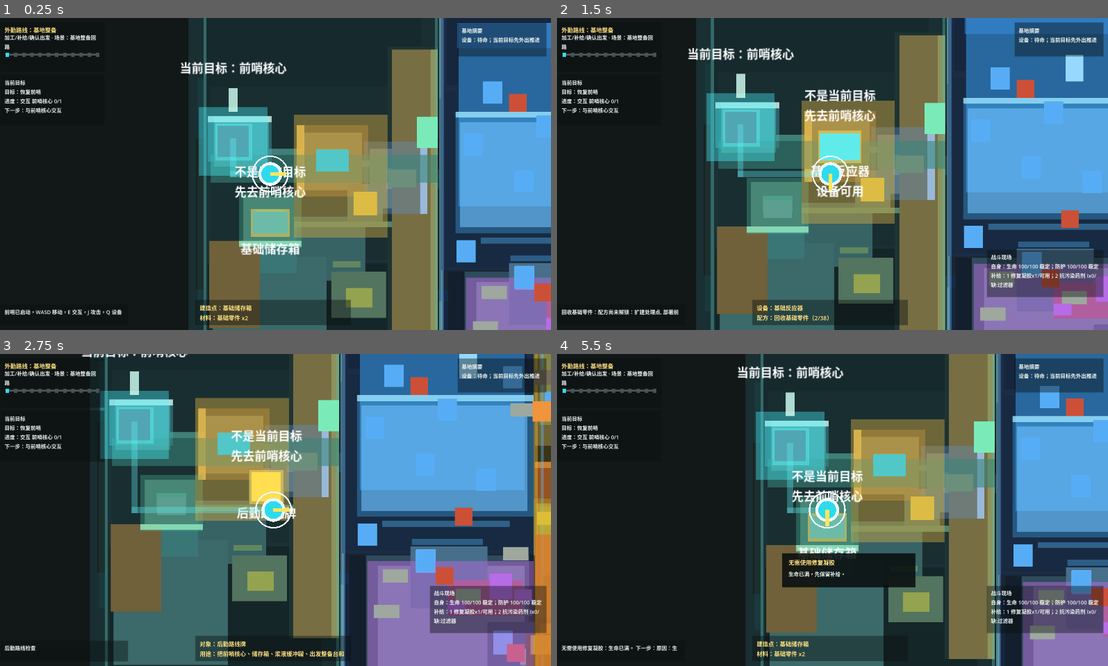
Above: before the commit, frames 1-4 (two rows, left to right).
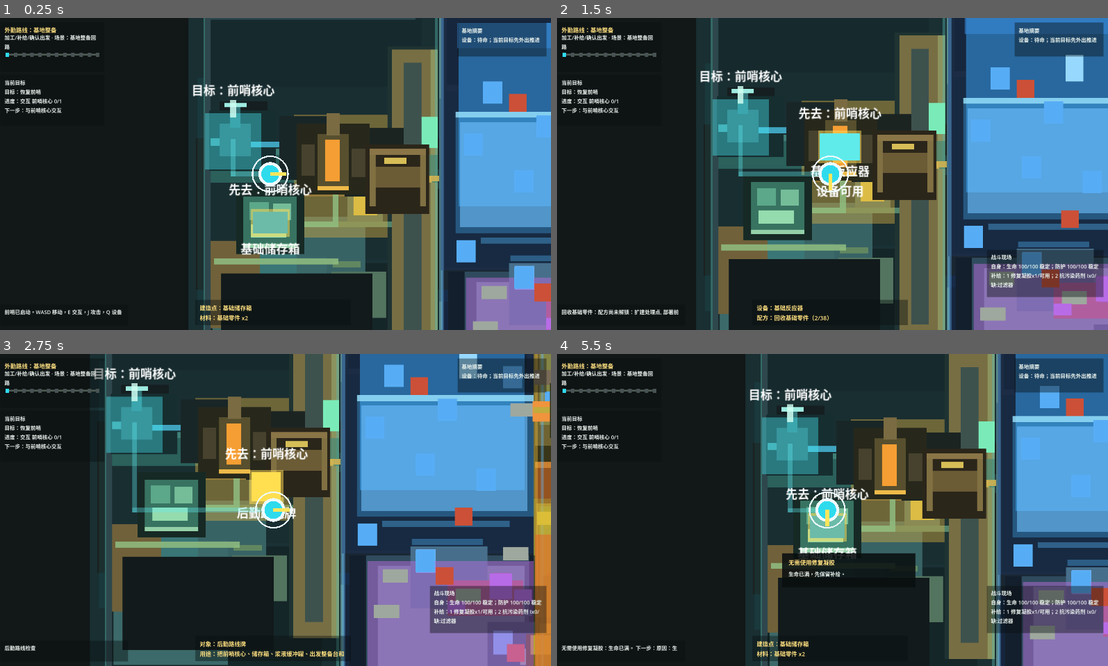
Above: after the commit, the same moments.

Repository: laugh0608/RadishCatalyst
Game: Godot game, scene res://scenes/boot/Boot.tscn
Same seed, same stepped clock (60 frames per second), same inputs: the game is played once before the commit and once after it.
Inputs (mouse positions are in pixels of both pictures, inside the frame that each line leads up to):
- Up to frame 1 (0.25 s): no input
- Up to frame 2 (1.5 s): tap Enter at 0.5 s; move the mouse to (953, 158) at 0.52 s; hold D (move_right) 0.53-1.28 s; tap J (attack) at 0.6 s; click (953, 158) at 0.67 s; move the mouse to (716, 189) at 1.27 s; hold S (move_down) from 1.28 s (still down); tap R (cycle_recipe) at 1.35 s; click (716, 189) at 1.42 s
- Up to frame 3 (2.75 s): move the mouse to (330, 441) at 2.02 s; release S (move_down) at 2.03 s; hold D (move_right) from 2.03 s (still down); tap E (interact) at 2.1 s; click (330, 441) at 2.17 s
- Up to frame 4 (5.5 s): move the mouse to (804, 572) at 2.77 s; release D (move_right) at 2.78 s; hold W (move_up) 2.78-3.53 s; tap one key every 0.75 s from 2.85 s: C (tactical_scan) Q (toggle_device_panel) F (toggle_module) 1 (use_quick_slot_1); click (804, 572) at 2.92 s; move the mouse to (997, 556) at 3.52 s; hold A (move_left) 3.53-5.03 s; click (997, 556) at 3.67 s; move the mouse to (661, 463) at 4.27 s; click (661, 463) at 4.42 s; move the mouse to (860, 510) at 5.02 s; hold S (move_down) from 5.03 s (still down); click (860, 510) at 5.17 s

The runs differ from the first frame. In frame 1, 19% of the frame differs, in the area x 32-80%, y 0-100%; in frame 2, 19%; in frame 3, 21%, in the area x 14-100%, y 0-100%; in frame 4, 20%.

Commit message:
feat: 增强基地平台工业视觉
- 新增基地工业视觉层，生成核心设备轮廓、底座和流向

- 接入首屏地图场景并压缩当前目标导引遮挡

- 记录工业基地视觉第一包推进

Diff:
--- a/client/scenes/maps/VerticalSliceMap.tscn
+++ b/client/scenes/maps/VerticalSliceMap.tscn
@@ -8,6 +8,7 @@
 [ext_resource type="Script" path="res://scripts/map/current_objective_guidance_layer.gd" id="6_objective_guidance"]
 [ext_resource type="Script" path="res://scripts/map/demo_core_scene_space_layer.gd" id="7_core_scene_space"]
 [ext_resource type="Script" path="res://scripts/map/demo_initial_art_identity_layer.gd" id="8_initial_art_identity"]
+[ext_resource type="Script" path="res://scripts/map/demo_industrial_base_visual_layer.gd" id="9_industrial_base_visual"]
 
 [node name="VerticalSliceMap" type="Node2D"]
 script = ExtResource("1_map")
@@ -1686,6 +1687,9 @@
 
 [node name="DemoInitialArtIdentityLayer" type="Node2D" parent="."]
 script = ExtResource("8_initial_art_identity")
+
+[node name="DemoIndustrialBaseVisualLayer" type="Node2D" parent="."]
+script = ExtResource("9_industrial_base_visual")
 
 [node name="PrototypeVisualPriorityLayer" type="Node2D" parent="."]
 script = ExtResource("5_visual_priority")
--- a/client/scripts/map/current_objective_guidance_layer.gd
+++ b/client/scripts/map/current_objective_guidance_layer.gd
@@ -96,7 +96,7 @@
 	target_pin = _create_color_rect(TARGET_PIN_NAME, TARGET_PIN_COLOR)
 	route_horizontal = _create_color_rect(ROUTE_HORIZONTAL_NAME, ROUTE_COLOR)
 	route_vertical = _create_color_rect(ROUTE_VERTICAL_NAME, ROUTE_COLOR)
-	target_label = _create_label(TARGET_LABEL_NAME, "当前目标：前哨核心")
+	target_label = _create_label(TARGET_LABEL_NAME, "目标：前哨核心")
 	off_target_label = _create_label(OFF_TARGET_LABEL_NAME, "")
 
 
@@ -128,10 +128,10 @@
 
 
 func _position_target_visuals(target: PrototypeInteractable) -> void:
-	_set_rect(target_halo, target.position + Vector2(-46.0, -46.0), Vector2(92.0, 92.0))
-	_set_rect(target_pin, target.position + Vector2(-6.0, -72.0), Vector2(12.0, 32.0))
-	target_label.text = "当前目标：%s" % current_target_label_text
-	_set_label_rect(target_label, target.position + Vector2(-92.0, -112.0), Vector2(184.0, 26.0))
+	_set_rect(target_halo, target.position + Vector2(-38.0, -38.0), Vector2(76.0, 76.0))
+	_set_rect(target_pin, target.position + Vector2(-4.0, -56.0), Vector2(8.0, 24.0))
+	target_label.text = "目标：%s" % current_target_label_text
+	_set_label_rect(target_label, target.position + Vector2(-74.0, -82.0), Vector2(148.0, 22.0))
 
 
 func _position_route_visuals(target: PrototypeInteractable) -> void:
@@ -143,8 +143,8 @@
 	var start := player.position
 	var end := target.position
 	var corner := Vector2(end.x, start.y)
-	_set_rect_between(route_horizontal, start, corner, 8.0)
-	_set_rect_between(route_vertical, corner, end, 8.0)
+	_set_rect_between(route_horizontal, start, corner, 6.0)
+	_set_rect_between(route_vertical, corner, end, 6.0)
 
 
 func _refresh_off_target_hint(target: PrototypeInteractable) -> void:
@@ -152,8 +152,8 @@
 	if focused == null:
 		off_target_label.visible = false
 		return
-	off_target_label.text = "不是当前目标\n先去%s" % current_target_label_text
-	_set_label_rect(off_target_label, focused.position + Vector2(-92.0, -82.0), Vector2(184.0, 42.0))
+	off_target_label.text = "先去：%s" % current_target_label_text
+	_set_label_rect(off_target_label, focused.position + Vector2(-66.0, -58.0), Vector2(132.0, 22.0))
 	off_target_label.visible = true
 
 
--- /dev/null
+++ b/client/scripts/map/demo_industrial_base_visual_layer.gd
@@ -0,0 +1,221 @@
+extends Node2D
+class_name DemoIndustrialBaseVisualLayer
+
+const GENERATED_PREFIX := "DemoIndustrialBaseVisual"
+const ROLE_DECK := "deck"
+const ROLE_DEVICE := "device"
+const ROLE_FLOW := "flow"
+const ROLE_STATUS := "status"
+const ROLE_PIPE := "pipe"
+
+const METAL_DECK := Color(0.082, 0.12, 0.125, 1.0)
+const METAL_RIM := Color(0.18, 0.28, 0.3, 1.0)
+const ALLOY_BODY := Color(0.18, 0.36, 0.38, 1.0)
+const ALLOY_LIGHT := Color(0.62, 0.92, 0.88, 1.0)
+const REACTOR_BODY := Color(0.34, 0.31, 0.18, 1.0)
+const REACTOR_HEAT := Color(0.96, 0.62, 0.2, 1.0)
+const STORAGE_BODY := Color(0.22, 0.45, 0.38, 1.0)
+const STORAGE_LIGHT := Color(0.58, 0.86, 0.68, 1.0)
+const OUTFITTING_BODY := Color(0.42, 0.36, 0.21, 1.0)
+const OUTFITTING_LIGHT := Color(0.84, 0.74, 0.34, 1.0)
+const FILTER_BODY := Color(0.42, 0.5, 0.2, 1.0)
+const FILTER_LIGHT := Color(0.86, 0.9, 0.3, 1.0)
+const PIPE_CRYSTAL := Color(0.28, 0.72, 0.84, 0.86)
+const PIPE_PRODUCT := Color(0.56, 0.74, 0.5, 0.86)
+const PIPE_OUTFITTING := Color(0.82, 0.7, 0.32, 0.9)
+const PIPE_POLLUTION := Color(0.74, 0.68, 0.24, 0.9)
+
+const DEVICE_ANCHORS := {
+	"device.outpost_core": "Interactables/OutpostCore",
+	"device.basic_reactor": "Interactables/BasicReactor",
+	"device.basic_storage": "Interactables/BasicStorageBuildSite",
+	"device.field_outfitting_station": "Interactables/FieldOutfittingStation",
+	"device.pollution_filter": "Interactables/PollutionFilter"
+}
+
+var applied_device_count := 0
+var applied_flow_count := 0
+
+
+func _ready() -> void:
+	apply_visuals()
+
+
+func apply_visuals() -> void:
+	_clear_generated_nodes()
+	applied_device_count = 0
+	applied_flow_count = 0
+	_create_base_deck_detail()
+	_create_outpost_core()
+	_create_basic_reactor()
+	_create_basic_storage()
+	_create_field_outfitting_station()
+	_create_pollution_filter()
+	_create_flow_network()
+	_tag_device_anchors()
+
+
+func get_generated_shape_count() -> int:
+	var count := 0
+	for child in get_children():
+		if String(child.name).begins_with(GENERATED_PREFIX):
+			count += 1
+	return count
+
+
+func has_device(device_id: String) -> bool:
+	for child in get_children():
+		if not child.has_meta("industrial_base_shape_id"):
+			continue
+		if String(child.get_meta("industrial_base_shape_id", "")).begins_with(device_id):
+			return true
+	return false
+
+
+func get_flow_count() -> int:
+	return applied_flow_count
+
+
+func _create_base_deck_detail() -> void:
+	_add_rect("deck.base_rim_top", ROLE_DECK, Rect2(Vector2(-338.0, -264.0), Vector2(284.0, 8.0)), METAL_RIM)
+	_add_rect("deck.base_rim_left", ROLE_DECK, Rect2(Vector2(-338.0, -264.0), Vector2(8.0, 512.0)), METAL_RIM)
+	_add_rect("deck.base_rim_bottom", ROLE_DECK, Rect2(Vector2(-338.0, 240.0), Vector2(284.0, 8.0)), METAL_RIM)
+	_add_rect("deck.work_yard_panel_a", ROLE_DECK, Rect2(Vector2(-318.0, -146.0), Vector2(64.0, 72.0)), METAL_DECK)
+	_add_rect("deck.work_yard_panel_b", ROLE_DECK, Rect2(Vector2(-238.0, -126.0), Vector2(78.0, 86.0)), Color(0.098, 0.15, 0.152, 1.0))
+	_add_rect("deck.work_yard_panel_c", ROLE_DECK, Rect2(Vector2(-150.0, -110.0), Vector2(86.0, 92.0)), Color(0.108, 0.143, 0.13, 1.0))
+	_add_rect("deck.logistics_panel", ROLE_DECK, Rect2(Vector2(-316.0, 86.0), Vector2(204.0, 126.0)), Color(0.07, 0.102, 0.11, 1.0))
+	_add_rect("deck.departure_threshold", ROLE_DECK, Rect2(Vector2(-70.0, -198.0), Vector2(24.0, 372.0)), Color(0.24, 0.32, 0.3, 1.0))
+
+
+func _create_outpost_core() -> void:
+	var device_id := "device.outpost_core"
+	_add_rect("%s.plate" % device_id, ROLE_DEVICE, Rect2(Vector2(-332.0, -134.0), Vector2(90.0, 82.0)), Color(0.086, 0.18, 0.19, 1.0))
+	_add_rect("%s.body" % device_id, ROLE_DEVICE, Rect2(Vector2(-318.0, -116.0), Vector2(42.0, 44.0)), ALLOY_BODY)
+	_add_rect("%s.tower" % device_id, ROLE_DEVICE, Rect2(Vector2(-304.0, -138.0), Vector2(14.0, 28.0)), Color(0.2, 0.46, 0.48, 1.0))
+	_add_rect("%s.beacon" % device_id, ROLE_STATUS, Rect2(Vector2(-312.0, -144.0), Vector2(30.0, 6.0)), ALLOY_LIGHT)
+	_add_rect("%s.left_port" % device_id, ROLE_PIPE, Rect2(Vector2(-330.0, -96.0), Vector2(12.0, 10.0)), Color(0.26, 0.56, 0.58, 1.0))
+	_add_rect("%s.right_port" % device_id, ROLE_PIPE, Rect2(Vector2(-276.0, -92.0), Vector2(34.0, 8.0)), PIPE_CRYSTAL)
+	applied_device_count += 1
+
+
+func _create_basic_reactor() -> void:
+	var device_id := "device.basic_reactor"
+	_add_rect("%s.plate" % device_id, ROLE_DEVICE, Rect2(Vector2(-214.0, -116.0), Vector2(98.0, 96.0)), Color(0.155, 0.156, 0.106, 1.0))
+	_add_rect("%s.left_tank" % device_id, ROLE_DEVICE, Rect2(Vector2(-208.0, -88.0), Vector2(18.0, 42.0)), Color(0.28, 0.26, 0.18, 1.0))
+	_add_rect("%s.body" % device_id, ROLE_DEVICE, Rect2(Vector2(-186.0, -102.0), Vector2(42.0, 70.0)), REACTOR_BODY)
+	_add_rect("%s.heat_window" % device_id, ROLE_STATUS, Rect2(Vector2(-176.0, -94.0), Vector2(20.0, 56.0)), REACTOR_HEAT)
+	_add_rect("%s.right_tank" % device_id, ROLE_DEVICE, Rect2(Vector2(-140.0, -82.0), Vector2(20.0, 38.0)), Color(0.28, 0.26, 0.18, 1.0))
+	_add_rect("%s.vent_stack" % device_id, ROLE_DEVICE, Rect2(Vector2(-174.0, -130.0), Vector2(18.0, 30.0)), Color(0.48, 0.42, 0.26, 1.0))
+	_add_rect("%s.status_strip" % device_id, ROLE_STATUS, Rect2(Vector2(-186.0, -32.0), Vector2(42.0, 6.0)), Color(1.0, 0.78, 0.3, 0.92))
+	applied_device_count += 1
+
+
+func _create_basic_storage() -> void:
+	var device_id := "device.basic_storage"
+	_add_rect("%s.plate" % device_id, ROLE_DEVICE, Rect2(Vector2(-296.0, -28.0), Vector2(92.0, 88.0)), Color(0.085, 0.16, 0.14, 1.0))
+	_add_rect("%s.body" % device_id, ROLE_DEVICE, Rect2(Vector2(-286.0, -18.0), Vector2(72.0, 64.0)), STORAGE_BODY)
+	_add_rect("%s.crate_a" % device_id, ROLE_STATUS, Rect2(Vector2(-278.0, -10.0), Vector2(26.0, 24.0)), Color(0.36, 0.66, 0.54, 1.0))
+	_add_rect("%s.crate_b" % device_id, ROLE_STATUS, Rect2(Vector2(-246.0, -8.0), Vector2(24.0, 22.0)), Color(0.46, 0.74, 0.6, 1.0))
+	_add_rect("%s.crate_c" % device_id, ROLE_STATUS, Rect2(Vector2(-276.0, 20.0), Vector2(48.0, 18.0)), STORAGE_LIGHT)
+	_add_rect("%s.capacity_bar" % device_id, ROLE_STATUS, Rect2(Vector2(-286.0, 46.0), Vector2(72.0, 6.0)), Color(0.66, 0.92, 0.74, 0.86))
+	applied_device_count += 1
+
+
+func _create_field_outfitting_station() -> void:
+	var device_id := "device.field_outfitting_station"
+	_add_rect("%s.plate" % device_id, ROLE_DEVICE, Rect2(Vector2(-122.0, -88.0), Vector2(86.0, 94.0)), Color(0.17, 0.15, 0.102, 1.0))
+	_add_rect("%s.bench" % device_id, ROLE_DEVICE, Rect2(Vector2(-112.0, -58.0), Vector2(64.0, 28.0)), OUTFITTING_BODY)
+	_add_rect("%s.left_gantry" % device_id, ROLE_DEVICE, Rect2(Vector2(-116.0, -82.0), Vector2(8.0, 78.0)), Color(0.5, 0.44, 0.26, 1.0))
+	_add_rect("%s.right_gantry" % device_id, ROLE_DEVICE, Rect2(Vector2(-48.0, -82.0), Vector2(8.0, 78.0)), Color(0.5, 0.44, 0.26, 1.0))
+	_add_rect("%s.top_rail" % device_id, ROLE_DEVICE, Rect2(Vector2(-116.0, -82.0), Vector2(76.0, 8.0)), Color(0.54, 0.46, 0.28, 1.0))
+	_add_rect("%s.loadout_lamp" % device_id, ROLE_STATUS, Rect2(Vector2(-96.0, -70.0), Vector2(30.0, 8.0)), OUTFITTING_LIGHT)
+	_add_rect("%s.exit_arrow" % device_id, ROLE_FLOW, Rect2(Vector2(-54.0, -46.0), Vector2(22.0, 10.0)), PIPE_OUTFITTING)
+	applied_device_count += 1
+
+
+func _create_pollution_filter() -> void:
+	var device_id := "device.pollution_filter"
+	_add_rect("%s.plate" % device_id, ROLE_DEVICE, Rect2(Vector2(260.0, -148.0), Vector2(82.0, 74.0)), Color(0.18, 0.196, 0.095, 1.0))
+	_add_rect("%s.body" % device_id, ROLE_DEVICE, Rect2(Vector2(278.0, -136.0), Vector2(34.0, 54.0)), FILTER_BODY)
+	_add_rect("%s.media_stack" % device_id, ROLE_STATUS, Rect2(Vector2(286.0, -128.0), Vector2(18.0, 38.0)), FILTER_LIGHT)
+	_add_rect("%s.inlet_tank" % device_id, ROLE_DEVICE, Rect2(Vector2(262.0, -124.0), Vector2(18.0, 34.0)), Color(0.44, 0.46, 0.18, 1.0))
+	_add_rect("%s.clean_outlet" % device_id, ROLE_PIPE, Rect2(Vector2(312.0, -112.0), Vector2(30.0, 8.0)), Color(0.76, 0.84, 0.34, 1.0))
+	_add_rect("%s.warning_pip" % device_id, ROLE_STATUS, Rect2(Vector2(320.0, -140.0), Vector2(14.0, 14.0)), Color(0.96, 0.62, 0.2, 0.92))
+	applied_device_count += 1
+
+
+func _create_flow_network() -> void:
+	_create_flow("flow.core_to_reactor", Rect2(Vector2(-276.0, -92.0), Vector2(70.0, 8.0)), PIPE_CRYSTAL)
+	_create_flow("flow.reactor_input_drop", Rect2(Vector2(-210.0, -92.0), Vector2(8.0, 30.0)), PIPE_CRYSTAL)
+	_create_flow("flow.reactor_to_storage", Rect2(Vector2(-166.0, -26.0), Vector2(8.0, 42.0)), PIPE_PRODUCT)
+	_create_flow("flow.storage_branch", Rect2(Vector2(-250.0, 16.0), Vector2(92.0, 8.0)), PIPE_PRODUCT)
+	_create_flow("flow.reactor_to_outfitting", Rect2(Vector2(-144.0, -54.0), Vector2(32.0, 8.0)), PIPE_OUTFITTING)
+	_create_flow("flow.outfitting_to_departure", Rect2(Vector2(-46.0, -46.0), Vector2(24.0, 8.0)), PIPE_OUTFITTING)
+	_create_flow("flow.field_return_rail", Rect2(Vector2(-326.0, 66.0), Vector2(168.0, 8.0)), PIPE_PRODUCT)
+	_create_flow("flow.pollution_to_filter", Rect2(Vector2(238.0, -116.0), Vector2(40.0, 8.0)), PIPE_POLLUTION)
+	_create_flow("flow.filter_clean_output", Rect2(Vector2(312.0, -104.0), Vector2(54.0, 8.0)), FILTER_LIGHT)
+
+
+func _create_flow(shape_id: String, rect: Rect2, color: Color) -> void:
+	_add_rect(shape_id, ROLE_FLOW, rect, color)
+	applied_flow_count += 1
+
+
+func _tag_device_anchors() -> void:
+	for device_id in DEVICE_ANCHORS.keys():
+		var node := _get_map_node(String(DEVICE_ANCHORS[device_id]))
+		if node == null:
+			continue
+		node.set_meta("industrial_base_device_id", device_id)
+		node.set_meta("industrial_base_visual_role", ROLE_DEVICE)
+
+
+func _add_rect(shape_id: String, role: String, rect: Rect2, color: Color) -> ColorRect:
+	var shape := ColorRect.new()
+	shape.name = _shape_name(shape_id, role)
+	shape.offset_left = rect.position.x
+	shape.offset_top = rect.position.y
+	shape.offset_right = rect.position.x + rect.size.x
+	shape.offset_bottom = rect.position.y + rect.size.y
+	shape.color = color
+	shape.mouse_filter = Control.MOUSE_FILTER_IGNORE
+	shape.set_meta("industrial_base_shape_id", shape_id)
+	shape.set_meta("industrial_base_visual_role", role)
+	shape.z_index = _role_z_index(role)
+	add_child(shape)
+	return shape
+
+
+func _role_z_index(role: String) -> int:
+	match role:
+		ROLE_FLOW:
+			return 1
+		ROLE_DECK:
+			return 2
+		ROLE_DEVICE:
+			return 3
+		ROLE_PIPE:
+			return 4
+		ROLE_STATUS:
+			return 5
+	return 0
+
+
+func _shape_name(shape_id: String, role: String, suffix: String = "") -> String:
+	var safe_shape_id := shape_id.replace(".", "_")
+	var raw_name := "%s_%s_%s" % [safe_shape_id, role, suffix]
+	return "%s%s" % [GENERATED_PREFIX, raw_name.to_pascal_case()]
+
+
+func _get_map_node(path: String) -> Node:
+	if path.is_empty() or get_parent() == null:
+		return null
+	return get_parent().get_node_or_null(path)
+
+
+func _clear_generated_nodes() -> void:
+	for child in get_children():
+		if not String(child.name).begins_with(GENERATED_PREFIX):
+			continue
+		remove_child(child)
+		child.free()
Not shown: 1 places in client/scenes/maps/VerticalSliceMap.tscn that only renumber resources
Not shown, added: client/scripts/map/demo_industrial_base_visual_layer.gd.uid
Not shown, changed: docs/devlogs/2026-W25.md
